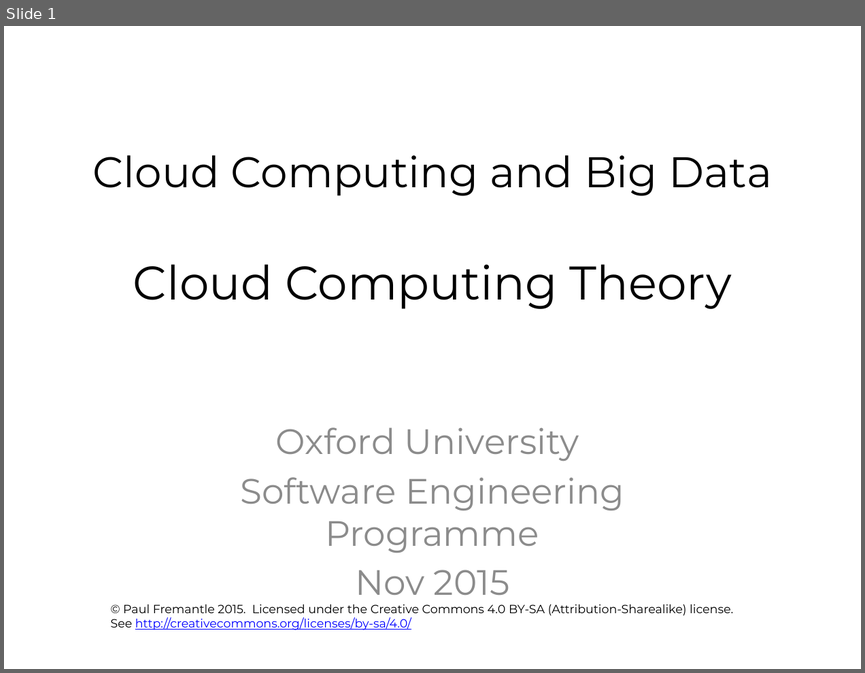
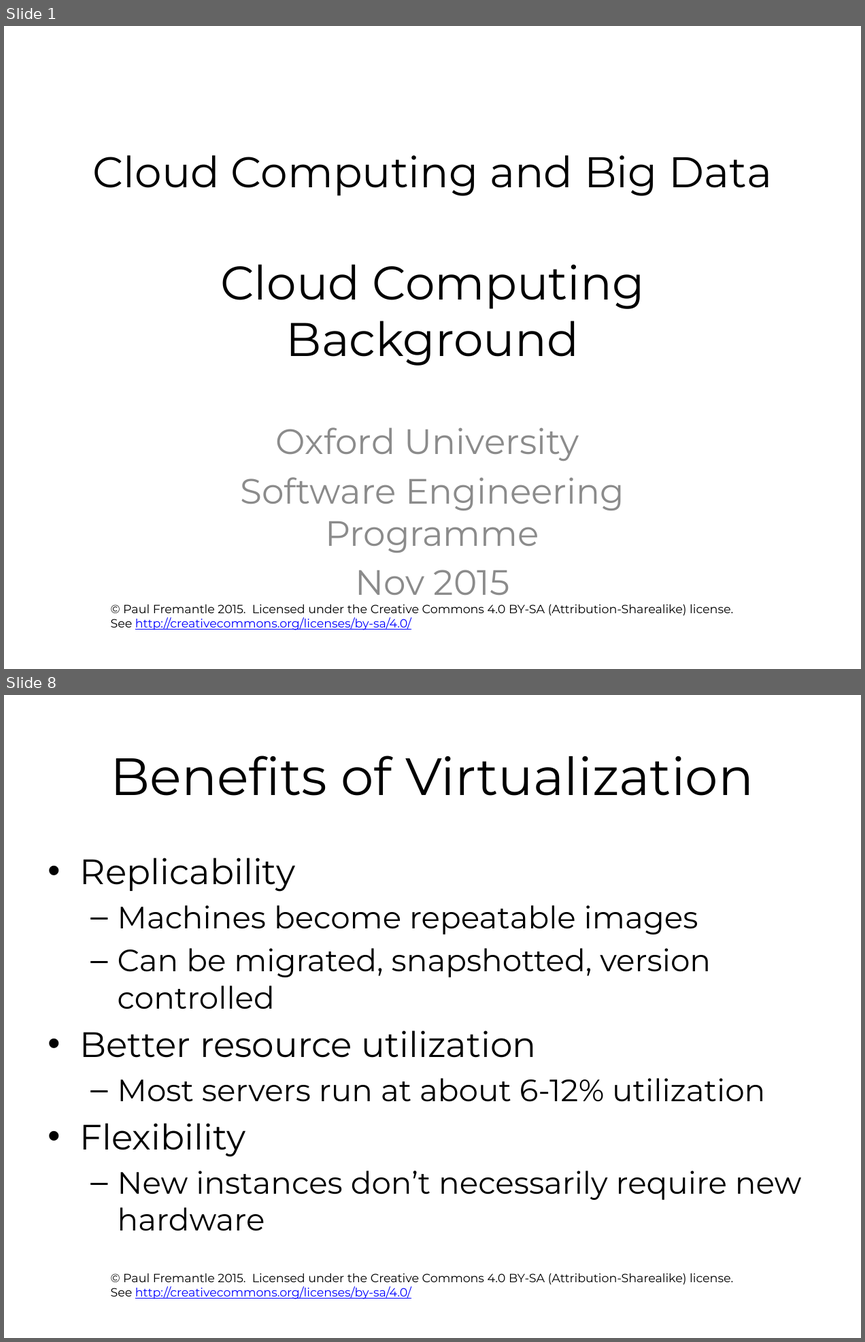
Before and after one commit to pzfreo/ox-clo, a slide deck: pres-source/03-cloud-computing-theory.pptx. Shown one above the other, each under a label of ours: slide 1 before the commit, slides 1 and 8 after it; the slides between them are not shown. The pictures are 865x673 and 865x1342 pixels, drawn with LibreOffice and Linux fonts; fonts in the diff are those of the drawing; background and template pictures are left out. Boxes give left, top, right and bottom in pixels: in the first picture for what was removed or moved away, otherwise in the second. Text is boxed around its words. In the diff, an @@ line names an element or a change of style, - is before the commit and + after.

```diff
--- a/pres-source/03-cloud-computing-theory.pptx
+++ b/pres-source/03-cloud-computing-theory.pptx
@@ slide 8 added at bbox=[4, 695, 861, 1338], background #FFFFFF; not listed: 1 template element that a slide beside it also shows @@
@@ title added at bbox=[111, 756, 753, 796], 44 pt, text #000000 @@
+Benefits of Virtualization
@@ text added at bbox=[80, 858, 801, 1231], 25.9 pt, text #000000 @@
+• Replicability
+  – Machines become repeatable images
+  – Can be migrated, snapshotted, version controlled
+• Better resource utilization
+  – Most servers run at about 6-12% utilization
+• Flexibility
+  – New instances don’t necessarily require new hardware
@@ slide 1 changed as well @@
@@ title at bbox=[93, 155, 772, 365]: text changed @@
-Cloud Computing and Big Data
-Cloud Computing Theory
+Cloud Computing and Big Data
+Cloud Computing
+Background
```
Also in this commit, not shown: 1 other slide changed, 30 other slides added, 1 slide removed.
